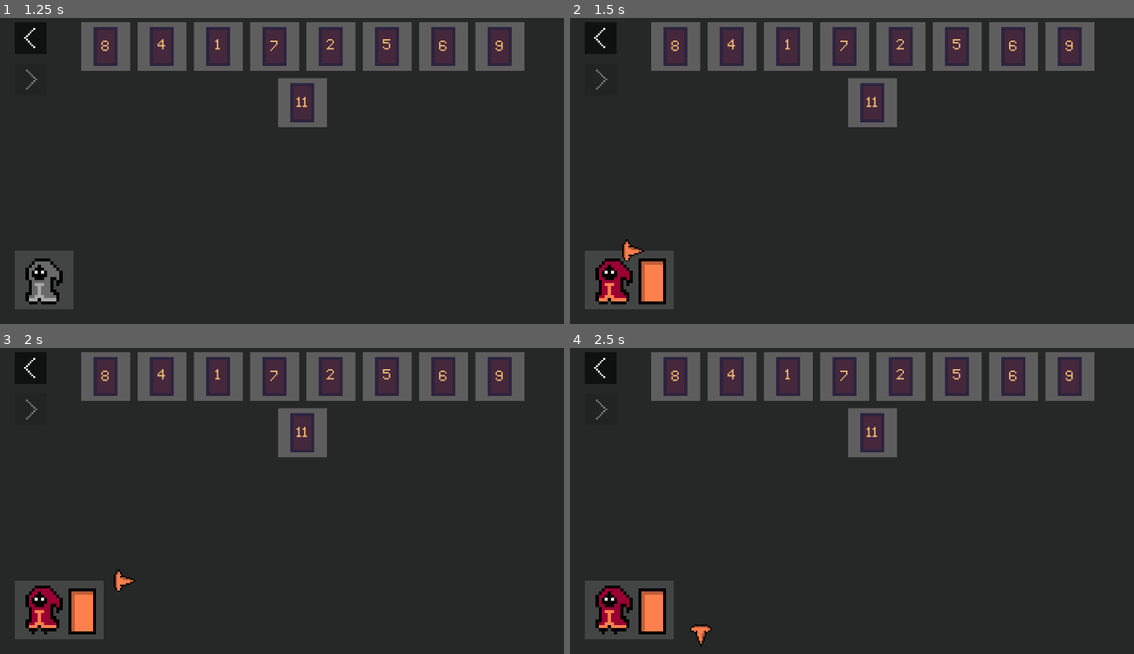
Above: before the commit, frames 1-4 (two rows, left to right).
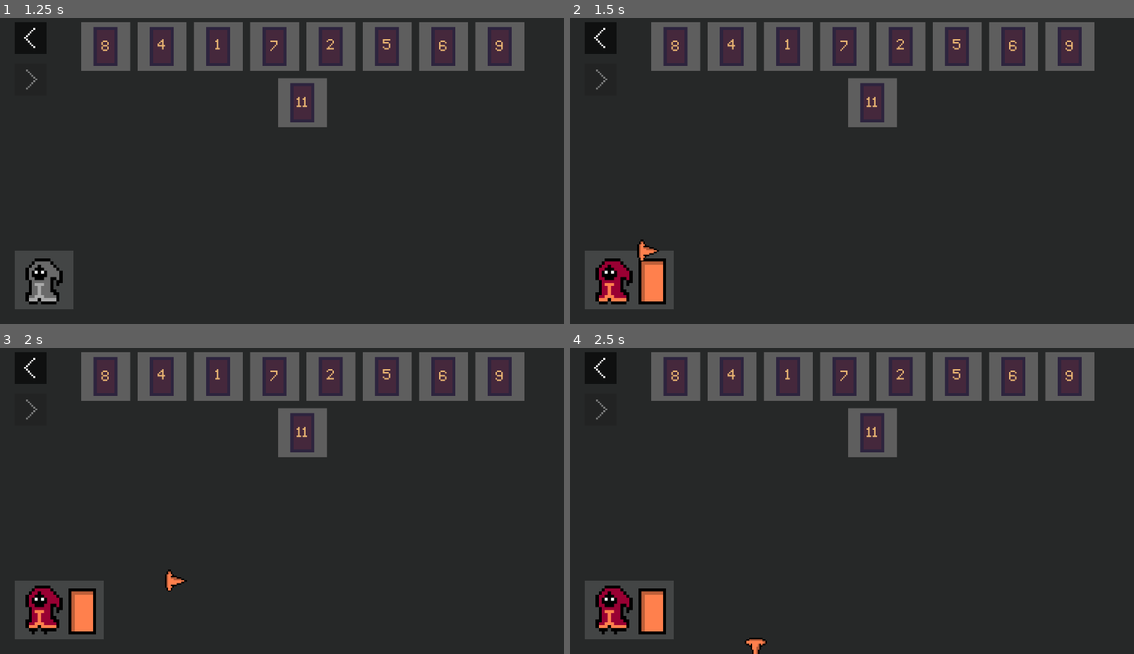
Above: after the commit, the same moments.

Repository: Andreabee0/Witches--Duel
Game: Godot game, scene res://scenes/menu.tscn
Same seed, same stepped clock (60 frames per second), same inputs: the game is played once before the commit and once after it.
Inputs (mouse positions are in pixels of both pictures, inside the frame that each line leads up to):
- Up to frame 1 (1.25 s): click (242, 192) at 0.5 s
- Up to frame 2 (1.5 s): tap Enter (multi_ui_accept) at 1.25 s; hold Right (move_right) from 1.28 s (still down); tap S (look_down) at 1.35 s
- Up to frame 3 (2 s): keep holding Right (move_right)
- Up to frame 4 (2.5 s): release Right (move_right) at 2.03 s; hold Down (move_down) from 2.03 s (still down); tap A (look_left) at 2.1 s

Frame 1 is identical in both runs. In frame 2, 0.3% of the frame differs, in the area x 9-16%, y 72-80%; in frame 3, 0.3%, in the area x 20-34%, y 72-80%; in frame 4, 0.3%.

Commit message:
Keep cursor in screen

Diff:
--- a/src/menu/cursor.gd
+++ b/src/menu/cursor.gd
@@ -1,7 +1,9 @@
 @tool
 extends Node2D
 
-@export var speed := 250.0
+@export var speed := 400.0
+
+@export var screen_margin := 10
 
 @export var color := Color.WHITE:
 	set = set_color
@@ -23,8 +25,15 @@
 	if direction.length() > 0.1:
 		rotation = Vector2(0, -1).angle_to(direction)
 	position += direction * delta * speed
+	clamp_in_viewport()
 	if selections:
 		selections.cursor_position = global_position
+
+
+func clamp_in_viewport() -> void:
+	var rect := get_viewport_rect()
+	rect = rect.grow(-screen_margin)
+	position = position.clamp(rect.position, rect.end)
 
 
 func get_move_vector() -> Vector2:
